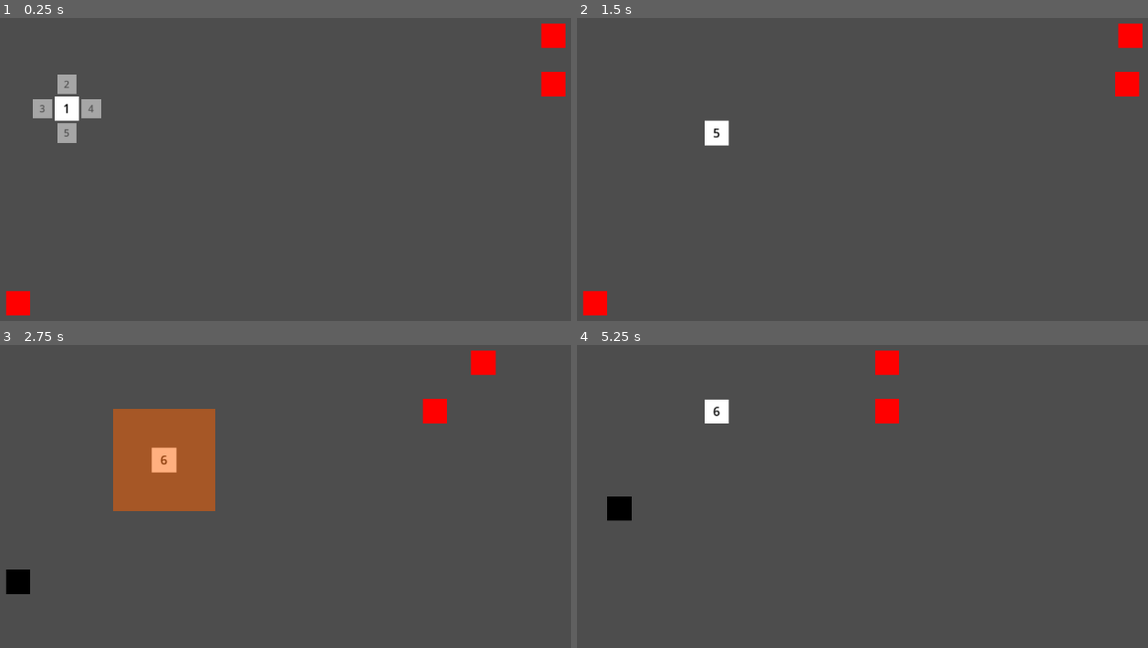
Above: before the commit, frames 1-4 (two rows, left to right).
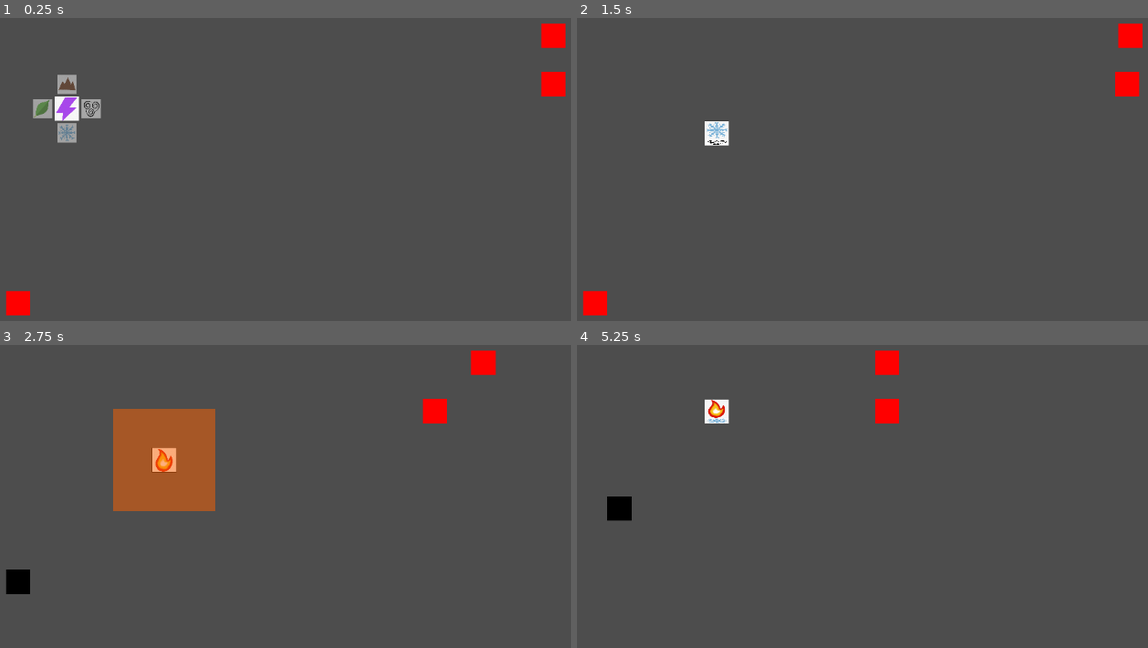
Above: after the commit, the same moments.

Repository: AndreMoukarzel/GMTK-GameJam2022
Game: Godot game, scene res://game_level.tscn
The game is run twice, just before and just after one commit, with the same random seed, the same clock (stepped at 60 frames per second) and the same inputs.
Inputs:
- Up to frame 1 (0.25 s): no input
- Up to frame 2 (1.5 s): tap Enter at 0.5 s; hold Right (ui_right) 0.53-1.28 s; hold Down (ui_down) from 1.28 s (still down)
- Up to frame 3 (2.75 s): release Down (ui_down) at 2.03 s; hold Right (ui_right) from 2.03 s (still down)
- Up to frame 4 (5.25 s): release Right (ui_right) at 2.78 s; hold Up (ui_up) 2.78-3.53 s; hold Left (ui_left) 3.53-5.03 s; hold Down (ui_down) from 5.03 s (still down)

The runs differ from the first frame. In frame 1, 0.5% of the frame differs, in the area x 5-18%, y 18-42%; in frame 2, 0.2%; in frame 3, 0.2%; in frame 4, 0.2%.

Commit message:
Adds power visuals to dice and RAD ANIMATIONS

Diff:
--- a/dice.tscn
+++ /dev/null
@@ -1,138 +0,0 @@
-[gd_scene load_steps=7 format=3 uid="uid://18w7rm5rm083"]
-
-[ext_resource type="Script" path="res://dice.gd" id="1_x2wl8"]
-[ext_resource type="PackedScene" uid="uid://ckv3marudby42" path="res://powers/fire.tscn" id="2_0jeea"]
-[ext_resource type="PackedScene" uid="uid://8e00oxt076xk" path="res://powers/ice.tscn" id="3_shpk7"]
-[ext_resource type="PackedScene" uid="uid://dvi12bx5tt4os" path="res://powers/bolt.tscn" id="4_2b3co"]
-[ext_resource type="PackedScene" uid="uid://du5aqdlghke74" path="res://powers/rock.tscn" id="4_hgrp0"]
-
-[sub_resource type="RectangleShape2D" id="RectangleShape2D_t352r"]
-size = Vector2(10, 10)
-
-[node name="Dice" type="Node2D"]
-script = ExtResource("1_x2wl8")
-FireScn = ExtResource("2_0jeea")
-IceScn = ExtResource("3_shpk7")
-RockScn = ExtResource("4_hgrp0")
-BoltScn = ExtResource("4_2b3co")
-
-[node name="Polygon2D" type="Polygon2D" parent="."]
-polygon = PackedVector2Array(-16, -16, 16, -16, 16, 16, -16, 16)
-metadata/_edit_lock_ = true
-
-[node name="Area2D" type="Area2D" parent="."]
-metadata/_edit_lock_ = true
-metadata/_edit_group_ = true
-
-[node name="CollisionShape2D" type="CollisionShape2D" parent="Area2D"]
-shape = SubResource("RectangleShape2D_t352r")
-
-[node name="MovTimer" type="Timer" parent="."]
-one_shot = true
-
-[node name="ProjTimer" type="Timer" parent="."]
-one_shot = true
-
-[node name="Label" type="Label" parent="."]
-modulate = Color(0, 0, 0, 1)
-offset_left = -16.0
-offset_top = -16.0
-offset_right = 16.0
-offset_bottom = 16.0
-text = "1"
-horizontal_alignment = 1
-vertical_alignment = 1
-metadata/_edit_lock_ = true
-
-[node name="ProjectedMoves" type="Node2D" parent="."]
-modulate = Color(1, 1, 1, 0.501961)
-z_index = 2
-metadata/_edit_group_ = true
-metadata/_edit_lock_ = true
-
-[node name="Left" type="Node2D" parent="ProjectedMoves"]
-position = Vector2(-32, 0)
-scale = Vector2(0.8, 0.8)
-
-[node name="Polygon2D" type="Polygon2D" parent="ProjectedMoves/Left"]
-polygon = PackedVector2Array(-16, -16, 16, -16, 16, 16, -16, 16)
-metadata/_edit_lock_ = true
-
-[node name="Label" type="Label" parent="ProjectedMoves/Left"]
-modulate = Color(0, 0, 0, 1)
-offset_left = -16.0
-offset_top = -16.0
-offset_right = 16.0
-offset_bottom = 16.0
-text = "1"
-horizontal_alignment = 1
-vertical_alignment = 1
-metadata/_edit_lock_ = true
-
-[node name="Right" type="Node2D" parent="ProjectedMoves"]
-position = Vector2(32, 0)
-scale = Vector2(0.8, 0.8)
-
-[node name="Polygon2D" type="Polygon2D" parent="ProjectedMoves/Right"]
-polygon = PackedVector2Array(-16, -16, 16, -16, 16, 16, -16, 16)
-metadata/_edit_lock_ = true
-
-[node name="Label" type="Label" parent="ProjectedMoves/Right"]
-modulate = Color(0, 0, 0, 1)
-offset_left = -16.0
-offset_top = -16.0
-offset_right = 16.0
-offset_bottom = 16.0
-text = "1"
-horizontal_alignment = 1
-vertical_alignment = 1
-metadata/_edit_lock_ = true
-
-[node name="Up" type="Node2D" parent="ProjectedMoves"]
-position = Vector2(0, -32)
-scale = Vector2(0.8, 0.8)
-
-[node name="Polygon2D" type="Polygon2D" parent="ProjectedMoves/Up"]
-polygon = PackedVector2Array(-16, -16, 16, -16, 16, 16, -16, 16)
-metadata/_edit_lock_ = true
-
-[node name="Label" type="Label" parent="ProjectedMoves/Up"]
-modulate = Color(0, 0, 0, 1)
-offset_left = -16.0
-offset_top = -16.0
-offset_right = 16.0
-offset_bottom = 16.0
-text = "1"
-horizontal_alignment = 1
-vertical_alignment = 1
-metadata/_edit_lock_ = true
-
-[node name="Down" type="Node2D" parent="ProjectedMoves"]
-position = Vector2(0, 32)
-scale = Vector2(0.8, 0.8)
-
-[node name="Polygon2D" type="Polygon2D" parent="ProjectedMoves/Down"]
-polygon = PackedVector2Array(-16, -16, 16, -16, 16, 16, -16, 16)
-metadata/_edit_lock_ = true
-
-[node name="Label" type="Label" parent="ProjectedMoves/Down"]
-modulate = Color(0, 0, 0, 1)
-offset_left = -16.0
-offset_top = -16.0
-offset_right = 16.0
-offset_bottom = 16.0
-text = "1"
-horizontal_alignment = 1
-vertical_alignment = 1
-metadata/_edit_lock_ = true
-
-[node name="Camera2D" type="Camera2D" parent="."]
-current = true
-zoom = Vector2(1.2, 1.2)
-limit_left = 0
-limit_top = 0
-limit_right = 1024
-limit_bottom = 600
-smoothing_enabled = true
-
-[connection signal="timeout" from="ProjTimer" to="." method="_on_proj_timer_timeout"]
--- a/dice.gd
+++ b/dice/dice.gd
@@ -28,6 +28,7 @@
 	'north': 5,
 	'bottom': 6
 }
+var sides_to_powers = ["bolt", "rock", "plant", "wind", "ice", "fire"]
 var projections_tween: Tween
 
 
@@ -93,6 +94,10 @@
 	return target_pos * MOV_DIST
 
 
+func int2power(value: int) -> String:
+	return sides_to_powers[value - 1]
+
+
 func move(direction: Vector2i) -> void:
 	var mov_tween = create_tween().set_trans(Tween.TRANS_ELASTIC)
 
@@ -105,8 +110,13 @@
 	$ProjectedMoves.modulate = Color(1, 1, 1, 0)
 	$ProjTimer.start()
 
+	#var prev_top_side = int2power(sides['top'])
 	sides = turn_dice(sides, direction)
-	$Label.text = str(sides['top'])
+	#var new_top_side = int2power(sides['top'])
+	#$Top.texture = load("res://dice/" + int2power(sides['top']) + ".png")
+	#print(prev_top_side)
+	#print(new_top_side)
+	_animate_dice_roll(direction)
 
 	await mov_tween.finished
 	if sides['top'] == 6:
@@ -130,10 +140,10 @@
 
 
 func _update_projected_moves() -> void:
-	$ProjectedMoves/Left/Label.text = str(sides['east'])
-	$ProjectedMoves/Right/Label.text = str(sides['west'])
-	$ProjectedMoves/Up/Label.text = str(sides['south'])
-	$ProjectedMoves/Down/Label.text = str(sides['north'])
+	$ProjectedMoves/Left.texture = load("res://dice/" + int2power(sides['east']) + ".png")
+	$ProjectedMoves/Right.texture = load("res://dice/" + int2power(sides['west']) + ".png")
+	$ProjectedMoves/Up.texture= load("res://dice/" + int2power(sides['south']) + ".png")
+	$ProjectedMoves/Down.texture = load("res://dice/" + int2power(sides['north']) + ".png")
 	$ProjectedMoves/Left.show()
 	$ProjectedMoves/Right.show()
 	$ProjectedMoves/Up.show()
@@ -148,6 +158,36 @@
 		$ProjectedMoves/Up.hide()
 	elif offset and target_pos.y + 1 > offset.y:
 		$ProjectedMoves/Down.hide()
+
+
+func _animate_dice_roll(direction: Vector2i) -> void:
+	var top_twn = create_tween().set_trans(Tween.TRANS_QUAD).set_parallel()
+	var sec_twn = create_tween().set_trans(Tween.TRANS_QUAD).set_parallel()
+
+	$Secondary.texture = load("res://dice/" + int2power(sides['top']) + ".png")
+	if direction.x != 0:
+		$Secondary.position = -direction * 16
+		$Secondary.scale = Vector2(0.0, 0.125)
+
+		top_twn.tween_property($Top, "position", Vector2(direction) * 16, MOV_TIME)
+		top_twn.parallel().tween_property($Top, "scale", Vector2(0.0, 0.125), MOV_TIME)
+
+		sec_twn.tween_property($Secondary, "position", Vector2(0, 0), MOV_TIME)
+		sec_twn.parallel().tween_property($Secondary, "scale", Vector2(0.125, 0.125), MOV_TIME)
+	elif direction.y != 0:
+		$Secondary.position = -direction * 16
+		$Secondary.scale = Vector2(0.125, 0.0)
+
+		top_twn.tween_property($Top, "position", Vector2(direction) * 16, MOV_TIME)
+		top_twn.parallel().tween_property($Top, "scale", Vector2(0.125, 0.0), MOV_TIME)
+
+		sec_twn.tween_property($Secondary, "position", Vector2(0, 0), MOV_TIME)
+		sec_twn.parallel().tween_property($Secondary, "scale", Vector2(0.125, 0.125), MOV_TIME)
+
+	await top_twn.finished
+	$Top.scale = Vector2(0.125, 0.125)
+	$Top.position = Vector2(0, 0)
+	$Top.texture = load("res://dice/" + int2power(sides['top']) + ".png")
 
 
 func _fire():
--- /dev/null
+++ b/dice/dice.tscn
@@ -0,0 +1,76 @@
+[gd_scene load_steps=8 format=3 uid="uid://dumqyv05watte"]
+
+[ext_resource type="Script" path="res://dice/dice.gd" id="1_so3cc"]
+[ext_resource type="PackedScene" uid="uid://ckv3marudby42" path="res://powers/fire.tscn" id="2_7xr16"]
+[ext_resource type="PackedScene" uid="uid://8e00oxt076xk" path="res://powers/ice.tscn" id="3_vhilq"]
+[ext_resource type="PackedScene" uid="uid://du5aqdlghke74" path="res://powers/rock.tscn" id="4_gbae3"]
+[ext_resource type="PackedScene" uid="uid://dvi12bx5tt4os" path="res://powers/bolt.tscn" id="5_cdb5r"]
+[ext_resource type="Texture2D" uid="uid://cph46ads3un8s" path="res://dice/bolt.png" id="6_g0xlq"]
+
+[sub_resource type="RectangleShape2D" id="RectangleShape2D_t352r"]
+size = Vector2(10, 10)
+
+[node name="Dice" type="Node2D"]
+script = ExtResource("1_so3cc")
+FireScn = ExtResource("2_7xr16")
+IceScn = ExtResource("3_vhilq")
+RockScn = ExtResource("4_gbae3")
+BoltScn = ExtResource("5_cdb5r")
+
+[node name="Secondary" type="Sprite2D" parent="."]
+scale = Vector2(0.125, 0.125)
+texture = ExtResource("6_g0xlq")
+
+[node name="Top" type="Sprite2D" parent="."]
+scale = Vector2(0.125, 0.125)
+texture = ExtResource("6_g0xlq")
+
+[node name="Area2D" type="Area2D" parent="."]
+metadata/_edit_lock_ = true
+metadata/_edit_group_ = true
+
+[node name="CollisionShape2D" type="CollisionShape2D" parent="Area2D"]
+shape = SubResource("RectangleShape2D_t352r")
+
+[node name="ProjectedMoves" type="Node2D" parent="."]
+modulate = Color(1, 1, 1, 0.501961)
+z_index = 2
+metadata/_edit_group_ = true
+metadata/_edit_lock_ = true
+
+[node name="Left" type="Sprite2D" parent="ProjectedMoves"]
+position = Vector2(-32, 0)
+scale = Vector2(0.1, 0.1)
+texture = ExtResource("6_g0xlq")
+
+[node name="Right" type="Sprite2D" parent="ProjectedMoves"]
+position = Vector2(32, 0)
+scale = Vector2(0.1, 0.1)
+texture = ExtResource("6_g0xlq")
+
+[node name="Up" type="Sprite2D" parent="ProjectedMoves"]
+position = Vector2(0, -32)
+scale = Vector2(0.1, 0.1)
+texture = ExtResource("6_g0xlq")
+
+[node name="Down" type="Sprite2D" parent="ProjectedMoves"]
+position = Vector2(0, 32)
+scale = Vector2(0.1, 0.1)
+texture = ExtResource("6_g0xlq")
+
+[node name="Camera2D" type="Camera2D" parent="."]
+current = true
+zoom = Vector2(1.2, 1.2)
+limit_left = 0
+limit_top = 0
+limit_right = 1024
+limit_bottom = 600
+smoothing_enabled = true
+
+[node name="MovTimer" type="Timer" parent="."]
+one_shot = true
+
+[node name="ProjTimer" type="Timer" parent="."]
+one_shot = true
+
+[connection signal="timeout" from="ProjTimer" to="." method="_on_proj_timer_timeout"]
--- a/game_level.tscn
+++ b/game_level.tscn
@@ -1,7 +1,7 @@
-[gd_scene load_steps=3 format=3 uid="uid://bde3ov8fp6hwj"]
+[gd_scene load_steps=3 format=3 uid="uid://c7vstrtkrh7y1"]
 
 [ext_resource type="Script" path="res://game_level.gd" id="1_5p1f5"]
-[ext_resource type="PackedScene" uid="uid://18w7rm5rm083" path="res://dice.tscn" id="2_2pgwh"]
+[ext_resource type="PackedScene" uid="uid://dumqyv05watte" path="res://dice/dice.tscn" id="2_2pgwh"]
 
 [node name="GameLevel" type="Node"]
 script = ExtResource("1_5p1f5")
--- a/powers/ice.gd
+++ b/powers/ice.gd
@@ -10,6 +10,7 @@
 
 	tween.tween_property(self, "position", Vector2(target_pos), FLY_TIME)
 	await tween.finished
-	enemy.freeze_fx()
-	enemy.damage(1)
+	if is_instance_valid(enemy):
+		enemy.freeze_fx()
+		enemy.damage(1)
 	queue_free()
Renamed: powers/bolt.png -> dice/bolt.png
Not shown, changed: dice/bolt.png.import
Renamed: powers/fire.png -> dice/fire.png
Not shown, changed: dice/fire.png.import
Renamed: powers/ice.png -> dice/ice.png
Not shown, changed: dice/ice.png.import
Renamed: powers/plant.png -> dice/plant.png
Not shown, changed: dice/plant.png.import
Renamed: powers/rock.png -> dice/rock.png
Not shown, changed: dice/rock.png.import
Renamed: powers/wind.png -> dice/wind.png
Not shown, changed: dice/wind.png.import
